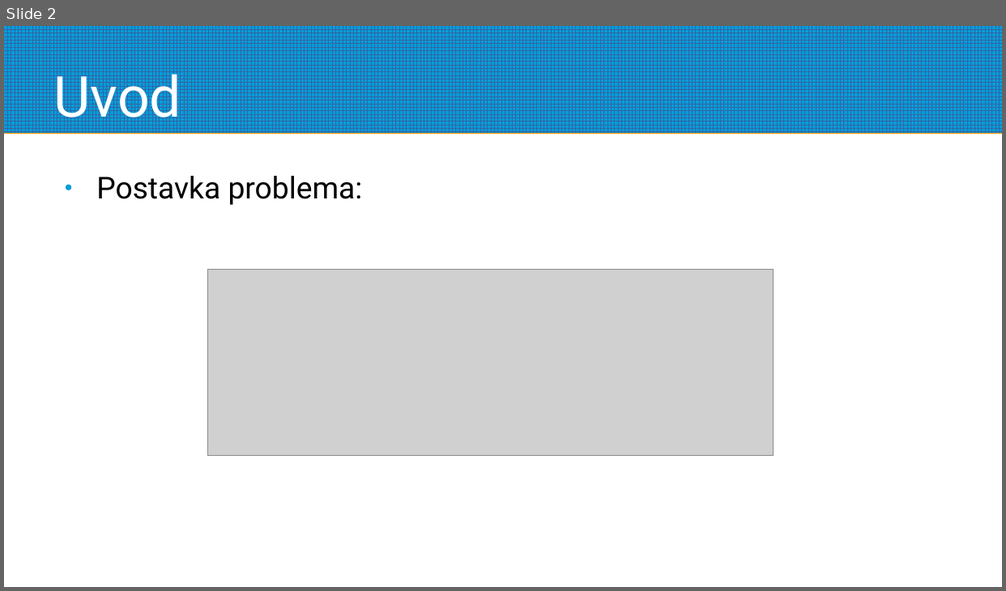
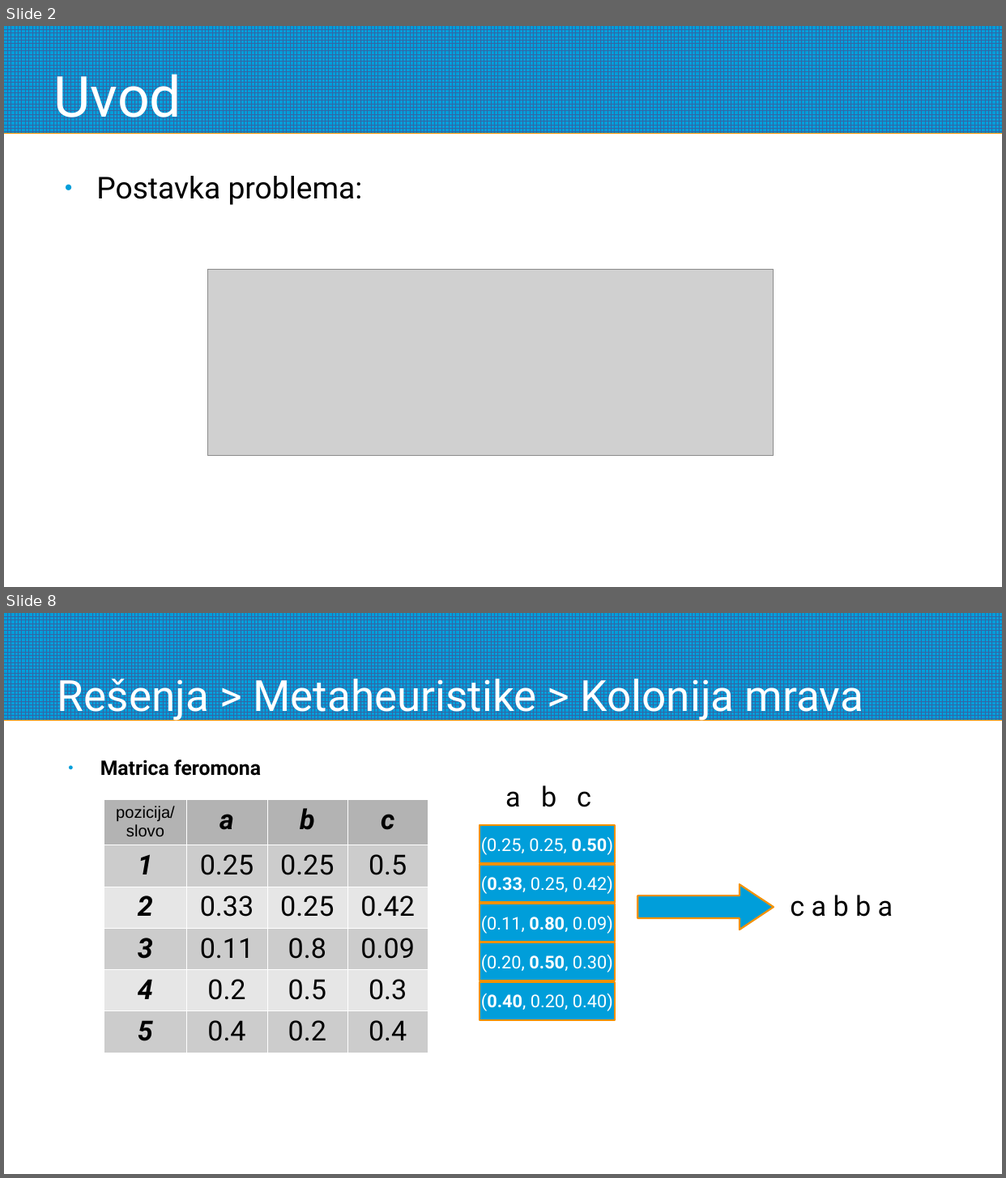
Before and after one commit to aleksakojadinovic/RI-nearest-string, a slide deck: docs/csp.odp. Shown one above the other, each under a label of ours: slide 2 before the commit, slides 2 and 8 after it; the slides between them are not shown. The pictures are 1006x591 and 1006x1178 pixels, drawn with LibreOffice and Linux fonts; fonts in the diff are those of the drawing; grey boxes stand for pictures. Boxes give left, top, right and bottom in pixels: in the first picture for what was removed or moved away, otherwise in the second. Text is boxed around its words. In the diff, an @@ line names an element or a change of style, - is before the commit and + after.

```diff
--- a/docs/csp.odp
+++ b/docs/csp.odp
@@ slide 8 added at (4, 613, 1002, 1174), background #FFFFFF; not listed: 1 template element that a slide beside it also shows @@
@@ title added at (57, 672, 863, 722), 34.2 pt, text #FFFFFF @@
+Rešenja > Metaheuristike > Kolonija mrava
@@ text added at (100, 760, 261, 776), 16 pt, text #000000, bold @@
+● Matrica feromona
@@ table added at (104, 799, 428, 1045), 6 rows, 4 columns @@
+pozicija/slovo | a | b | c
+1 | 0.25 | 0.25 | 0.5
+2 | 0.33 | 0.25 | 0.42
+3 | 0.11 | 0.8 | 0.09
+4 | 0.2 | 0.5 | 0.3
+5 | 0.4 | 0.2 | 0.4
@@ text added at (505, 791, 521, 807), 22 pt, text #000000 @@
+a
@@ text added at (541, 786, 556, 807), 22 pt, text #000000 @@
+b
@@ text added at (577, 791, 591, 807), 22 pt, text #000000 @@
+c
@@ rectangle added at (479, 826, 616, 864), fill #009EDA, outline #F49100 1.42 pt, 14 pt, text #FFFFFF @@
+(0.25, 0.25, 0.50)
@@ rectangle added at (479, 865, 616, 903), fill #009EDA, outline #F49100 1.42 pt, 14 pt, text #FFFFFF @@
+(0.33, 0.25, 0.42)
@@ rectangle added at (479, 904, 616, 942), fill #009EDA, outline #F49100 1.42 pt, 14 pt, text #FFFFFF @@
+(0.11, 0.80, 0.09)
@@ right arrow added at (638, 884, 774, 930), fill #009EDA, outline #F49100 1.42 pt @@
@@ text added at (790, 895, 893, 917), 22 pt, text #000000 @@
+c a b b a
@@ rectangle added at (479, 943, 616, 982), fill #009EDA, outline #F49100 1.42 pt, 14 pt, text #FFFFFF @@
+(0.20, 0.50, 0.30)
@@ rectangle added at (479, 982, 616, 1020), fill #009EDA, outline #F49100 1.42 pt, 14 pt, text #FFFFFF @@
+(0.40, 0.20, 0.40)
```
Also in this commit, not shown: 13 other slides added, 2 slides removed, 12 other files.
